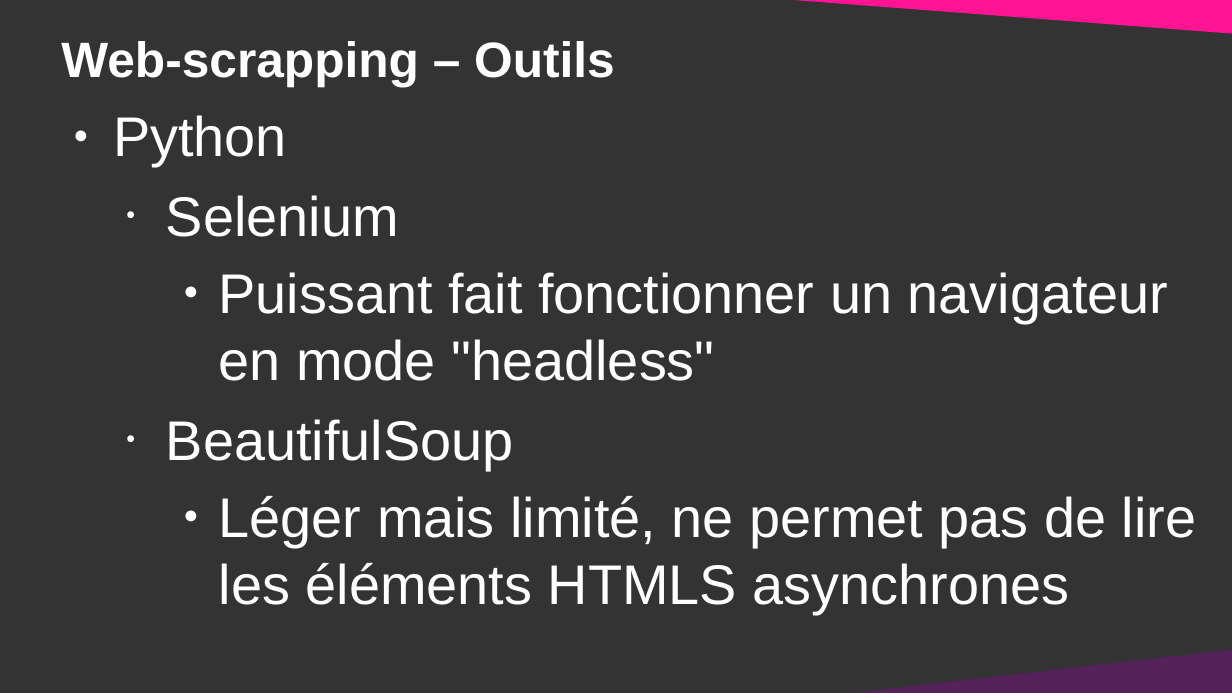
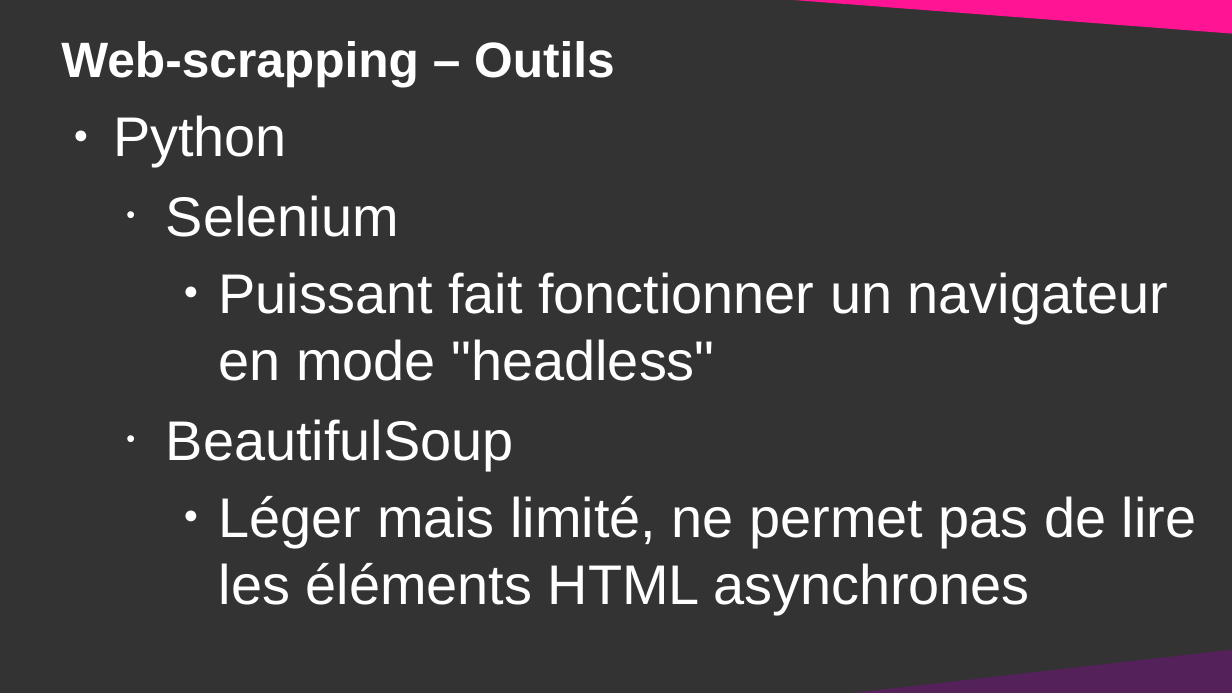
Before and after one commit to DanYellow/cours, a slide deck: slide 9 of data-journalisme-s4/travaux-pratiques/numero-2/presentation.odp (slide 16 before the commit). Drawn at 1232x693 pixels with LibreOffice and Linux fonts; fonts in the diff are those of the drawing. Boxes give left, top, right and bottom in pixels: in the first picture for what was removed or moved away, otherwise in the second. Text is boxed around its words. In the diff, an @@ line names an element or a change of style, - is before the commit and + after.

```diff
--- a/data-journalisme-s4/travaux-pratiques/numero-2/presentation.odp
+++ b/data-journalisme-s4/travaux-pratiques/numero-2/presentation.odp
@@ text at <box>219,496,1196,605</box>: text changed @@
-    ● Léger mais limité, ne permet pas de lire les éléments HTMLS asynchrones
+    ● Léger mais limité, ne permet pas de lire les éléments HTML asynchrones
```
Also in this commit, not shown: 3 other slides changed, 5 slides added, 16 slides removed, 8 other files.
